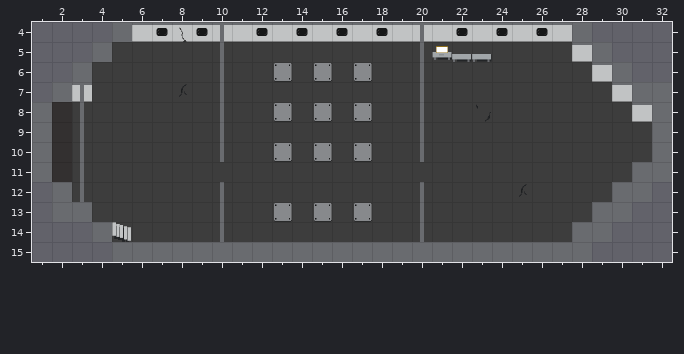
Level history. Tiled map: SurvivalOfThe/Assets/Tiledmaps/tutorial_ex.tmx. Above is the file before it was changed.
Cells are 32x32 px. Shown: x 1..32, y 4..15.
The result:
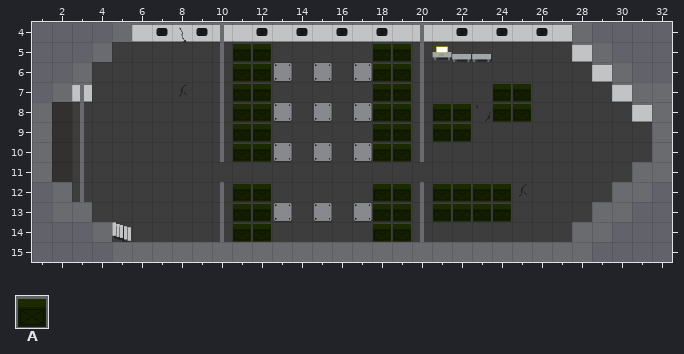
Key: from "tileset": A 83.
_ is an empty cell, . an unchanged one.
The edit:
--- layer "BOT_2"
@@ x 11..25 @@
- 5 __.....__......
- 6 __.....__......
- 7 __.....__....__
- 8 __.....__.__.__
- 9 __.....__.__...
-10 __.....__......
+ 5 AA.....AA......
+ 6 AA.....AA......
+ 7 AA.....AA....AA
+ 8 AA.....AA.AA.AA
+ 9 AA.....AA.AA...
+10 AA.....AA......
@@ x 11..24 @@
-12 __.....__.____
-13 __.....__.____
-14 __.....__.....
+12 AA.....AA.AAAA
+13 AA.....AA.AAAA
+14 AA.....AA.....
Changed places in both pictures, as pixel boxes (x1, y1, x2, y2):
added: (233, 44, 271, 162)
added: (373, 44, 411, 162)
added: (493, 84, 531, 122)
added: (433, 104, 471, 142)
added: (233, 184, 271, 242)
added: (373, 184, 411, 242)
added: (433, 184, 511, 222)
